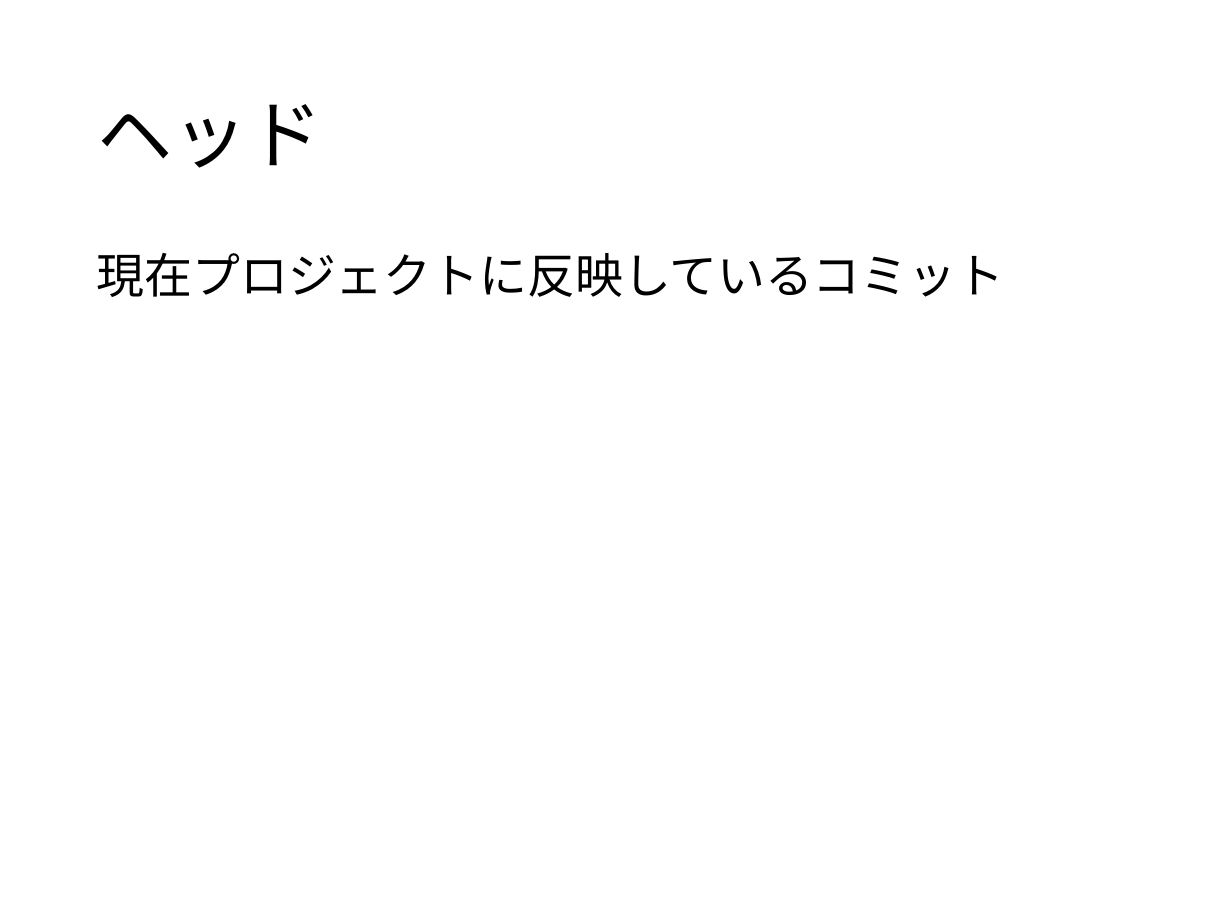
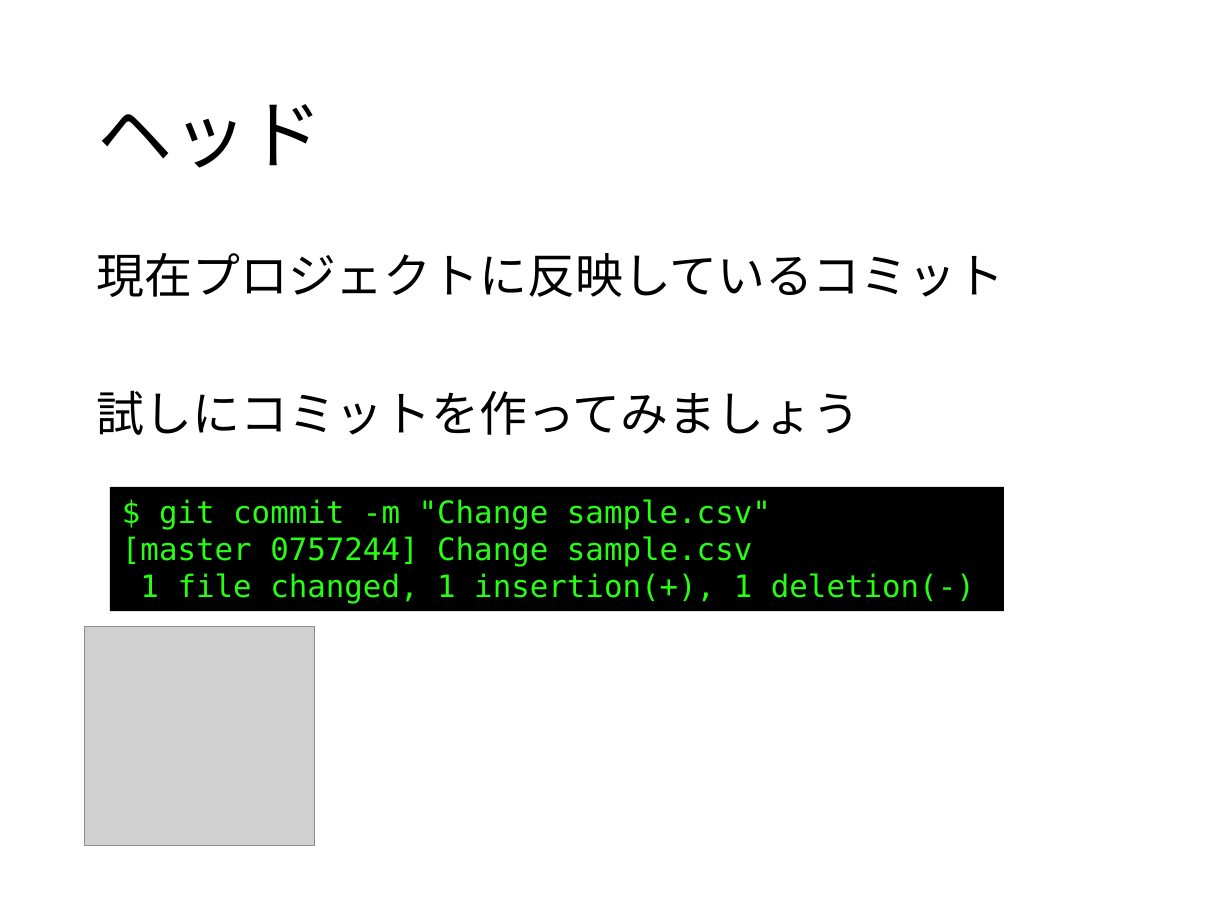
Before and after one commit to matsubara0507/learn-you-a-git-for-great-good, a slide deck: slide 14 of slide/part1.pptx. Drawn at 1232x924 pixels with LibreOffice and Linux fonts; fonts in the diff are those of the drawing; grey boxes stand for pictures; background and template pictures are left out. Boxes give left, top, right and bottom in pixels: in the first picture for what was removed or moved away, otherwise in the second. Text is boxed around its words. In the diff, an @@ line names an element or a change of style, - is before the commit and + after.

```diff
--- a/slide/part1.pptx
+++ b/slide/part1.pptx
@@ text at (97,390,860,435): paragraph added @@
+試しにコミットを作ってみましょう
@@ rectangle added at (110,487,1004,611), fill #000000, 18 pt, text #28FE14 @@
+$ git commit -m "Change sample.csv"
+[master 0757244] Change sample.csv
+1 file changed, 1 insertion(+), 1 deletion(-)
@@ picture added at (85,627,315,845) @@
```
Also in this commit, not shown: 3 other slides changed, 7 other files.
